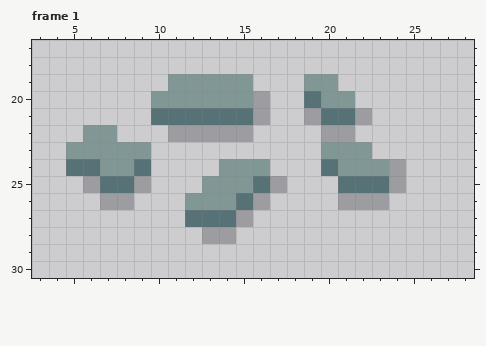
Pixel-art file -- assets/img/nature/stones.aseprite. That is the earlier state.
32x32 pixels, 3 frames. Shown: frame 1: x 3..28, y 17..30. The commit also changed other frames, which this record leaves out.
The result:
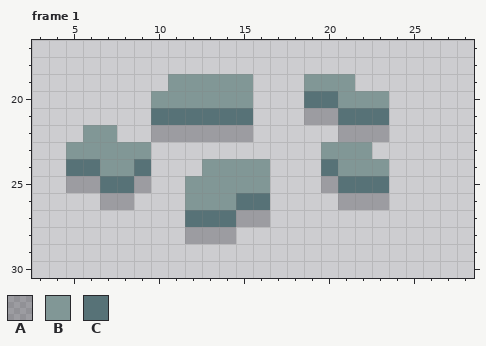
Palette (. is transparent): A #090a1440  B #819796  C #577277
The edit:
Frame 1, layers "stones", "shadow":
y 19: x 21 . -> B
y 20: x 16 A -> .; x 20 B -> C; x 22..23 .. -> BB
y 21: x 16 A -> .; x 20 C -> A; x 22..23 A. -> CC
y 22: x 10 . -> A; x 20 A -> .; x 22..23 .. -> AA
y 24: x 13 . -> B; x 24 A -> .
y 25: x 5 . -> A; x 12 . -> B; x 16..17 CA -> B.; x 20 . -> A; x 24 A -> .
y 26: x 16 A -> C
y 27: x 16 . -> A
y 28: x 12 . -> A
Changed places in both pictures, as pixel boxes (x1, y1, x2, y2):
changed: (151, 74, 406, 244)
added: (66, 176, 83, 193)
